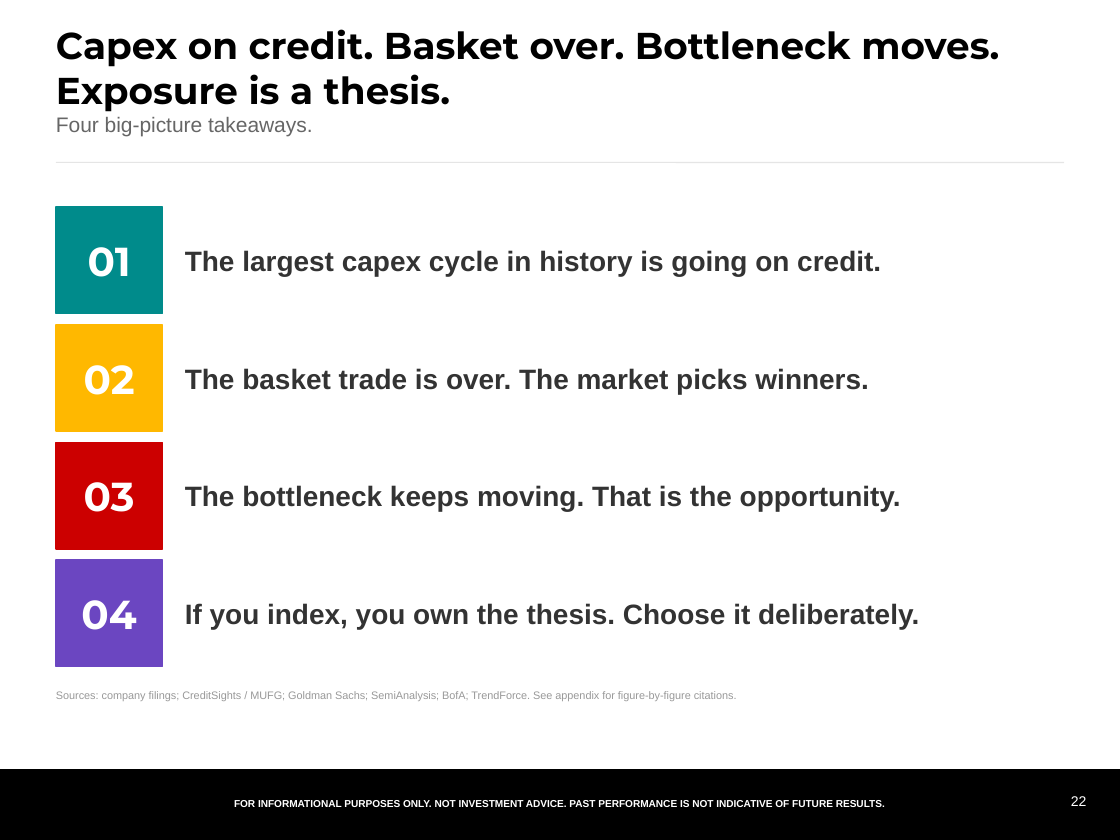
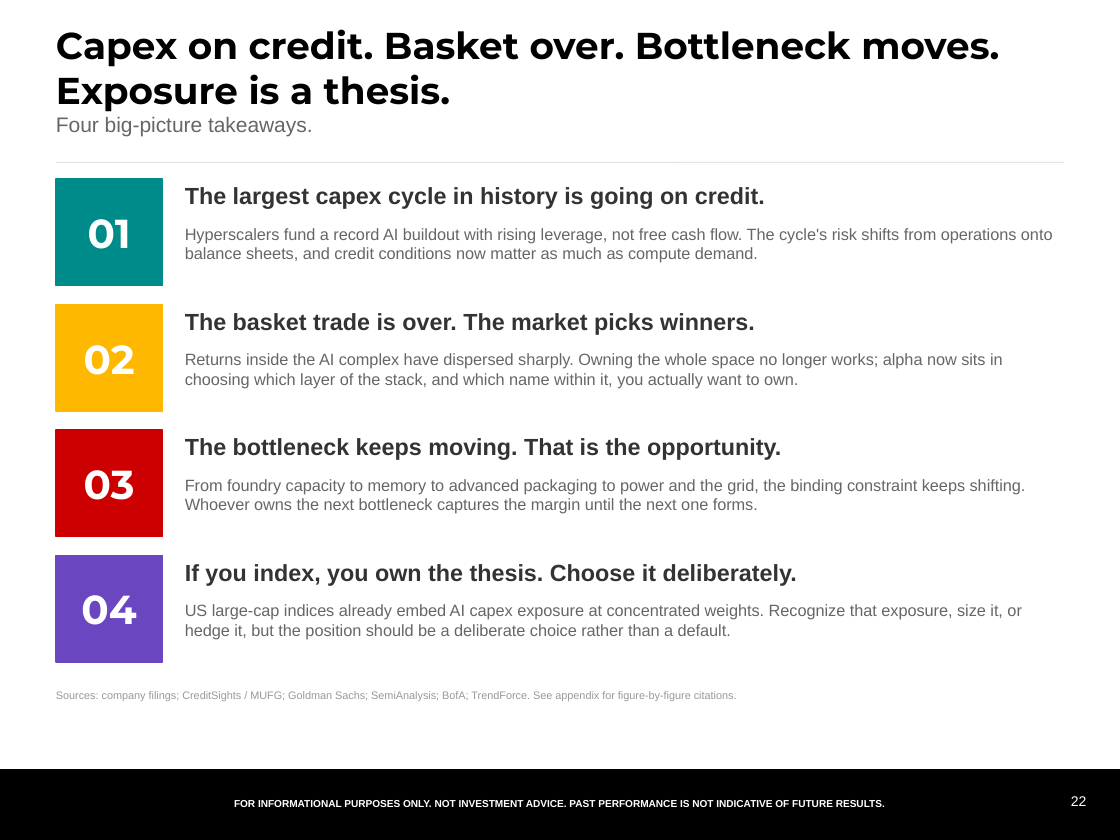
Before and after one commit to samuelcmcclellan-cell/ai-markets-deck, a slide deck: slide 22 of ai-markets-deck.pptx. Drawn at 1120x840 pixels with LibreOffice and Linux fonts; fonts in the diff are those of the drawing. Boxes give left, top, right and bottom in pixels: in the first picture for what was removed or moved away, otherwise in the second. Text is boxed around its words. In the diff, an @@ line names an element or a change of style, - is before the commit and + after.

```diff
--- a/ai-markets-deck.pptx
+++ b/ai-markets-deck.pptx
@@ text "01": place and size @@
-text "01" at box(88, 247, 131, 277)
+text "01" at box(88, 219, 131, 249)
@@ rectangle: place and size @@
-rectangle at box(56, 207, 162, 314)
+rectangle at box(56, 179, 162, 286)
@@ size 18 to 15 pt; vertical alignment middle to top in 4 elements at box(185, 564, 797, 586), box(185, 438, 781, 460), box(185, 313, 755, 335), box(185, 187, 765, 209) @@
@@ text "The largest capex cycle in ...": place and size @@
-text "The largest capex cycle in ..." at box(185, 250, 881, 276)
+text "The largest capex cycle in ..." at box(185, 187, 765, 209)
@@ text added at box(185, 228, 1053, 263), 10.5 pt, text #666666 @@
+Hyperscalers fund a record AI buildout with rising leverage, not free cash flow. The cycle's risk shifts from operations onto balance sheets, and credit conditions now matter as much as compute demand.
@@ text "02": place and size @@
-text "02" at box(84, 365, 135, 395)
+text "02" at box(84, 345, 135, 375)
@@ rectangle: place and size @@
-rectangle at box(56, 325, 162, 431)
+rectangle at box(56, 305, 162, 411)
@@ text "The basket trade is over. ...": place and size @@
-text "The basket trade is over. ..." at box(185, 368, 868, 394)
+text "The basket trade is over. ..." at box(185, 313, 755, 335)
@@ text added at box(185, 353, 1003, 389), 10.5 pt, text #666666 @@
+Returns inside the AI complex have dispersed sharply. Owning the whole space no longer works; alpha now sits in choosing which layer of the stack, and which name within it, you actually want to own.
@@ text "03": place and size @@
-text "03" at box(84, 482, 135, 512)
+text "03" at box(84, 470, 135, 500)
@@ rectangle: place and size @@
-rectangle at box(56, 442, 162, 549)
+rectangle at box(56, 430, 162, 536)
@@ text "The bottleneck keeps moving. That ...": place and size @@
-text "The bottleneck keeps moving. That ..." at box(185, 485, 901, 511)
+text "The bottleneck keeps moving. That ..." at box(185, 438, 781, 460)
@@ text added at box(185, 479, 1026, 514), 10.5 pt, text #666666 @@
+From foundry capacity to memory to advanced packaging to power and the grid, the binding constraint keeps shifting. Whoever owns the next bottleneck captures the margin until the next one forms.
@@ text "04": place and size @@
-text "04" at box(81, 600, 136, 630)
+text "04" at box(81, 595, 136, 625)
@@ rectangle: place and size @@
-rectangle at box(56, 560, 162, 666)
+rectangle at box(56, 556, 162, 662)
@@ text added at box(185, 604, 1021, 639), 10.5 pt, text #666666 @@
+US large-cap indices already embed AI capex exposure at concentrated weights. Recognize that exposure, size it, or hedge it, but the position should be a deliberate choice rather than a default.
```
Also in this commit, not shown: 2 other files.
